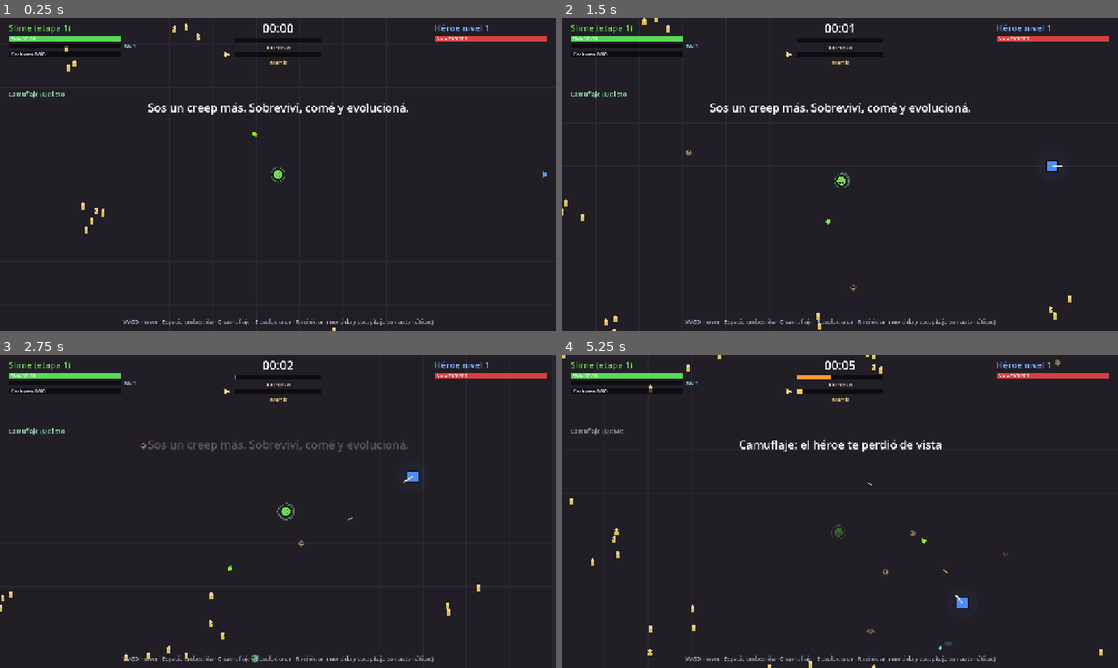
Above: before the commit, frames 1-4 (two rows, left to right).
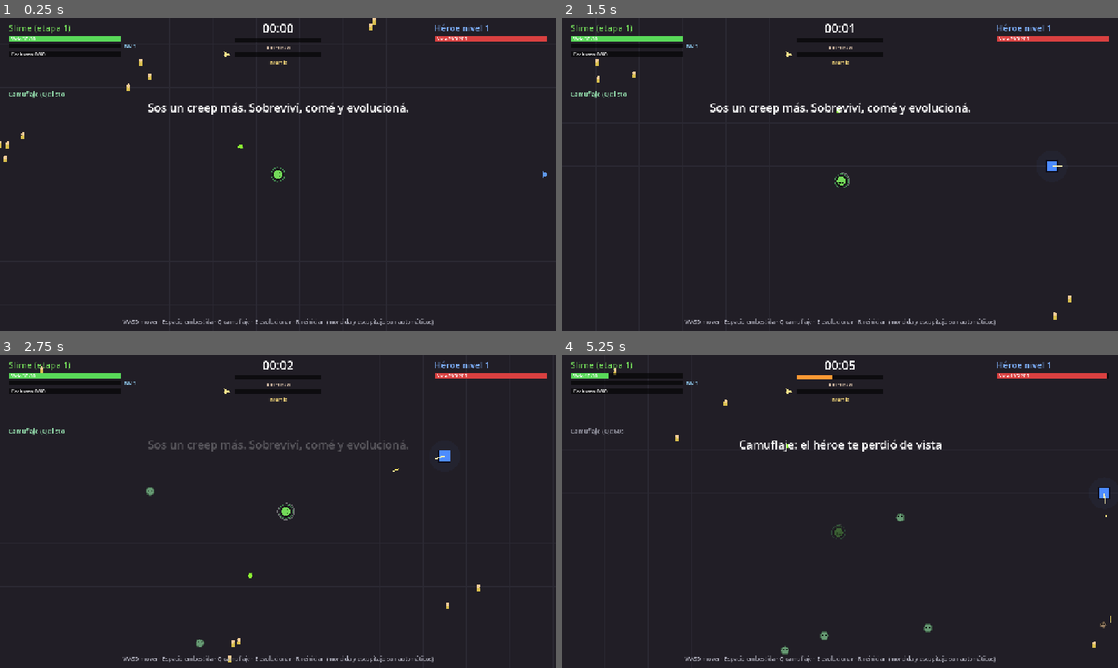
Above: after the commit, the same moments.

Repository: FedeOsorio/survive-the-hero
Game: Godot game, scene res://scenes/main.tscn
Two runs of this game, one before a commit and one after it. Both use one fixed random seed, a clock stepped at 60 frames per second and the inputs below.
Inputs (mouse positions are in pixels of both pictures, inside the frame that each line leads up to):
- Up to frame 1 (0.25 s): no input
- Up to frame 2 (1.5 s): move the mouse to (962, 158) at 0.52 s; hold D (move_right) 0.53-1.28 s; tap Space (dash) at 0.6 s; click (962, 158) at 0.67 s; move the mouse to (728, 190) at 1.27 s; hold S (move_down) from 1.28 s (still down); tap E (evolve) at 1.35 s
- Up to frame 3 (2.75 s): move the mouse to (333, 442) at 2.02 s; release S (move_down) at 2.03 s; hold D (move_right) from 2.03 s (still down); tap 1 (pick_1) at 2.1 s
- Up to frame 4 (5.25 s): move the mouse to (812, 574) at 2.77 s; release D (move_right) at 2.78 s; hold W (move_up) 2.78-3.53 s; tap one key every 0.75 s from 2.85 s: 2 (pick_2) 3 (pick_3) Q (stealth) Shift; click (812, 574) at 2.92 s; move the mouse to (1006, 558) at 3.52 s; hold A (move_left) 3.53-5.03 s; move the mouse to (673, 464) at 4.27 s; move the mouse to (867, 511) at 5.02 s; hold S (move_down) from 5.03 s (still down); click (867, 511) at 5.17 s

The runs differ from the first frame. In frame 1, 0.3% of the frame differs, in the area x 0-68%, y 0-100%; in frame 2, 0.2%; in frame 3, 0.5%; in frame 4, 1.0%, in the area x 0-99%, y 0-100%.

Commit message:
Tanda 04 B y C: menos civiles que rinden más, soldados del cielo por escalones y Capitán

Diff:
--- a/scripts/balance.gd
+++ b/scripts/balance.gd
@@ -50,12 +50,12 @@
 const LEAD_DAMAGE_PER_RANK := 0.25
 
 # Civiles: comida que huye de vos, lejos del héroe.
-const CIVILIANS_START := 40
-const CIVILIANS_MAX := 70
-const CIVILIAN_RESPAWN := 1.5 # cada tanto aparece un caserío
+const CIVILIANS_START := 20
+const CIVILIANS_MAX := 30
+const CIVILIAN_RESPAWN := 3.0 # cada tanto aparece un caserío
 # Aparecen en grupos, en un anillo alrededor del creep y lejos del héroe.
-const CIVILIAN_GROUP_MIN := 3
-const CIVILIAN_GROUP_MAX := 5
+const CIVILIAN_GROUP_MIN := 2
+const CIVILIAN_GROUP_MAX := 4
 const CIVILIAN_GROUP_SPREAD := 40.0
 const CIVILIAN_RING_MIN := 350.0 # del creep
 const CIVILIAN_RING_MAX := 800.0
@@ -66,10 +66,10 @@
 const CIVILIAN_HP := 8.0
 const CIVILIAN_SPEED := 85.0
 const CIVILIAN_FLEE_RADIUS := 220.0
-const CIVILIAN_BIOMASS := 3.0
+const CIVILIAN_BIOMASS := 7.0
 # Comer civiles hace ruido: suma amenaza y el héroe va a investigar el lugar.
-const THREAT_PER_CIVILIAN := 10.0
-const THREAT_PER_CIVILIAN_SEEN := 20.0 # si lo matás a HERO_RANGE del héroe y sin camuflaje
+const THREAT_PER_CIVILIAN := 15.0
+const THREAT_PER_CIVILIAN_SEEN := 30.0 # si lo matás a HERO_RANGE del héroe y sin camuflaje
 const THREAT_PER_SCREAM := 2.0 # perseguir sin matar casi no suma
 # El grito empieza apenas un civil sale corriendo de vos, no cuando muere.
 # Cada grito nuevo actualiza el lugar. La alarma dura hasta que llega (a ALARM_ARRIVE_DIST)
@@ -336,7 +336,7 @@
 # Infamia: sube cuando el héroe no puede con vos. Al llenarse llega un Paladín.
 const INFAMY_NAME := "Infamia" # nombre visible de la barra (puede cambiar)
 const INFAMY_MAX := 100.0
-const INFAMY_PER_CIVILIAN := 6.0 # civiles que matás vos
+const INFAMY_PER_CIVILIAN := 12.0 # civiles que matás vos
 const INFAMY_PER_SECOND_DETECTED := 1.0
 const INFAMY_HERO_LOW := 15.0 # cada vez que el héroe baja del umbral de retirada
 const INFAMY_HERO_LOW_HP := 0.3
@@ -361,6 +361,14 @@
 const PALADIN_HEAL_RADIUS := 150.0
 const PALADIN_HEAL := 0.02 # x vida máxima del héroe por segundo
 const PALADIN_MAX_ALIVE := 3
-const PALADIN_NEXT_HP := 1.3 # cada Paladín siguiente
-const PALADIN_NEXT_DAMAGE := 1.15
+# Escalón: cada PALADIN_TIER_EVERY soldados enviados (el 1.º al 3.º son escalón 0).
+const PALADIN_TIER_EVERY := 3
+const PALADIN_TIER_HP := 0.3 # +30% de vida por escalón
+const PALADIN_TIER_DAMAGE := 0.35 # +35% de daño por escalón
+# Cada 3.º soldado es un Capitán del cielo: más grande, más fuerte y con onda en el martillazo.
+const CAPTAIN_HP_MULT := 1.4
+const CAPTAIN_DAMAGE_MULT := 1.6
+const CAPTAIN_RADIUS := 24.0
+const CAPTAIN_WAVE_RADIUS := 90.0 # el martillazo además pega en este radio, con el mismo aviso
+const CAPTAIN_HEART_MUTATIONS := 2
 const HOLY_HEART_BIOMASS := 0.2 # x costo de tu próxima evolución
--- a/scripts/corpse.gd
+++ b/scripts/corpse.gd
@@ -7,6 +7,7 @@
 var value := 1.0
 var heart := false # corazón de élite: da una mutación al comerlo
 var holy := false # corazón celestial del Paladín: mutación y biomasa
+var holy_mutations := 1 # el del Capitán da 2
 var radius := 8.0
 var color := Color.GRAY
 var _age := 0.0
--- a/scripts/creep.gd
+++ b/scripts/creep.gd
@@ -286,8 +286,9 @@
 		if d < radius + c.radius:
 			if c.holy:
 				biomass += maxf(evolve_cost(), 0.0) * B.HOLY_HEART_BIOMASS
-				world.hud.banner("¡Corazón celestial! Mutación extra")
-				grant_mutation()
+				world.hud.banner("¡Corazón celestial! Mutación extra" if c.holy_mutations == 1 else "¡Corazón del Capitán! Dos mutaciones")
+				for i in c.holy_mutations:
+					grant_mutation()
 			if c.heart:
 				_queued_levels += 1
 				if position.distance_to(world.hero.position) < B.STEAL_RADIUS:
--- a/scripts/infamy.gd
+++ b/scripts/infamy.gd
@@ -42,7 +42,10 @@
 		_arrival_t = B.PALADIN_ARRIVAL
 		arrival_pos = (hero.position + Vector2.from_angle(world.rng.randf() * TAU) * B.PALADIN_SPAWN_DIST) \
 				.clamp(Vector2(30, 30), B.ARENA_SIZE - Vector2(30, 30))
-		world.hud.banner("El cielo envía refuerzos" if not paladins.is_empty() else "El cielo envía a un Paladín")
+		if Paladin.is_captain(_spawned):
+			world.hud.banner("El cielo envía a un Capitán")
+		else:
+			world.hud.banner("El cielo envía refuerzos" if not paladins.is_empty() else "El cielo envía a un Paladín")
 
 
 ## Sube aunque haya Paladines vivos; solo se frena mientras uno está llegando.
@@ -76,6 +79,7 @@
 	c.world = world
 	c.position = p.position
 	c.holy = true
+	c.holy_mutations = B.CAPTAIN_HEART_MUTATIONS if p.captain else 1
 	c.value = 0.0
 	c.radius = 12.0
 	world.corpses.append(c)
--- a/scripts/paladin.gd
+++ b/scripts/paladin.gd
@@ -2,7 +2,8 @@
 ## Paladín del cielo: llega cuando se llena la Infamia, se une al héroe y te caza.
 ## Martillazo con aviso (arco), carga en línea recta con aviso (línea dorada)
 ## y aura que cura al héroe si están cerca. Tu horda le pega; el héroe no.
-## Al morir deja un corazón celestial.
+## Al morir deja un corazón celestial. Cada 3.º soldado es un Capitán: más grande,
+## más fuerte y su martillazo deja una onda alrededor.
 
 const B := preload("res://scripts/balance.gd")
 
@@ -24,16 +25,27 @@
 var _charge_hit := false
 var _flash := 0.0
 var _healing := false
+var captain := false
 
 
-## Stats según el creep al aparecer; "index" es cuántos Paladines vinieron antes.
+## Stats según el creep al aparecer; "index" es cuántos soldados vinieron antes.
 func setup(creep, index: int) -> void:
-	var dmg_scale := pow(B.PALADIN_NEXT_DAMAGE, index)
-	max_hp = creep.max_hp * B.PALADIN_HP_MULT * pow(B.PALADIN_NEXT_HP, index)
+	var tier := index / B.PALADIN_TIER_EVERY
+	captain = is_captain(index)
+	var hp_scale := (1.0 + B.PALADIN_TIER_HP * tier) * (B.CAPTAIN_HP_MULT if captain else 1.0)
+	var dmg_scale := (1.0 + B.PALADIN_TIER_DAMAGE * tier) * (B.CAPTAIN_DAMAGE_MULT if captain else 1.0)
+	if captain:
+		radius = B.CAPTAIN_RADIUS
+	max_hp = creep.max_hp * B.PALADIN_HP_MULT * hp_scale
 	hp = max_hp
 	speed = creep.speed * B.PALADIN_SPEED_MULT
 	hammer_damage = creep.max_hp * B.PALADIN_HAMMER_DAMAGE * dmg_scale
 	charge_damage = creep.max_hp * B.PALADIN_CHARGE_DAMAGE * dmg_scale
+
+
+## El soldado número index + 1 es Capitán si es el 3.º, 6.º, 9.º...
+static func is_captain(index: int) -> bool:
+	return (index + 1) % B.PALADIN_TIER_EVERY == 0
 
 
 func _ready() -> void:
@@ -95,7 +107,10 @@
 	var p = world.player
 	var to_p: Vector2 = p.position - position
 	var half := deg_to_rad(B.PALADIN_HAMMER_ARC_DEG) * 0.5
-	if to_p.length() < hammer_reach() + p.radius and absf(_hammer_dir.angle_to(to_p)) <= half:
+	var hit: bool = to_p.length() < hammer_reach() + p.radius and absf(_hammer_dir.angle_to(to_p)) <= half
+	if captain and to_p.length() < B.CAPTAIN_WAVE_RADIUS + p.radius:
+		hit = true
+	if hit:
 		p.take_damage(hammer_damage)
 
 
@@ -118,11 +133,17 @@
 		for i in 13:
 			pts.append(Vector2.from_angle(a - half + half * 2.0 * i / 12.0) * hammer_reach())
 		draw_colored_polygon(pts, Color(1.0, 0.85, 0.3, 0.25))
+		if captain:
+			draw_circle(Vector2.ZERO, B.CAPTAIN_WAVE_RADIUS, Color(1.0, 0.75, 0.1, 0.12))
+			draw_arc(Vector2.ZERO, B.CAPTAIN_WAVE_RADIUS, 0.0, TAU, 40, Color(1.0, 0.75, 0.1, 0.7), 2.0)
 	if _hammer_fx > 0.0:
 		draw_arc(Vector2.ZERO, hammer_reach() * 0.85, a - half, a + half, 16, Color(1, 1, 0.85, 0.9), 6.0)
+		if captain:
+			draw_arc(Vector2.ZERO, B.CAPTAIN_WAVE_RADIUS * (1.0 - _hammer_fx * 2.0), 0.0, TAU, 40, Color(1.0, 0.85, 0.3, 0.9), 5.0)
 	if _charge_aim > 0.0:
 		draw_line(Vector2.ZERO, _charge_dir * B.PALADIN_CHARGE_DIST, Color(1.0, 0.85, 0.2, 0.7), 3.0)
-	var body := Color.WHITE if _flash > 0.0 else Color(0.95, 0.88, 0.6)
+	var gold := Color(1.0, 0.75, 0.15) if captain else Color(0.95, 0.88, 0.6)
+	var body := Color.WHITE if _flash > 0.0 else gold
 	draw_circle(Vector2.ZERO, radius + 2.0, Color(0.3, 0.25, 0.05))
 	draw_circle(Vector2.ZERO, radius, body)
 	draw_arc(Vector2(0, -radius - 6), 8.0, 0.0, TAU, 16, Color(1.0, 0.9, 0.3), 2.0) # aureola
Not shown, changed: README.md
